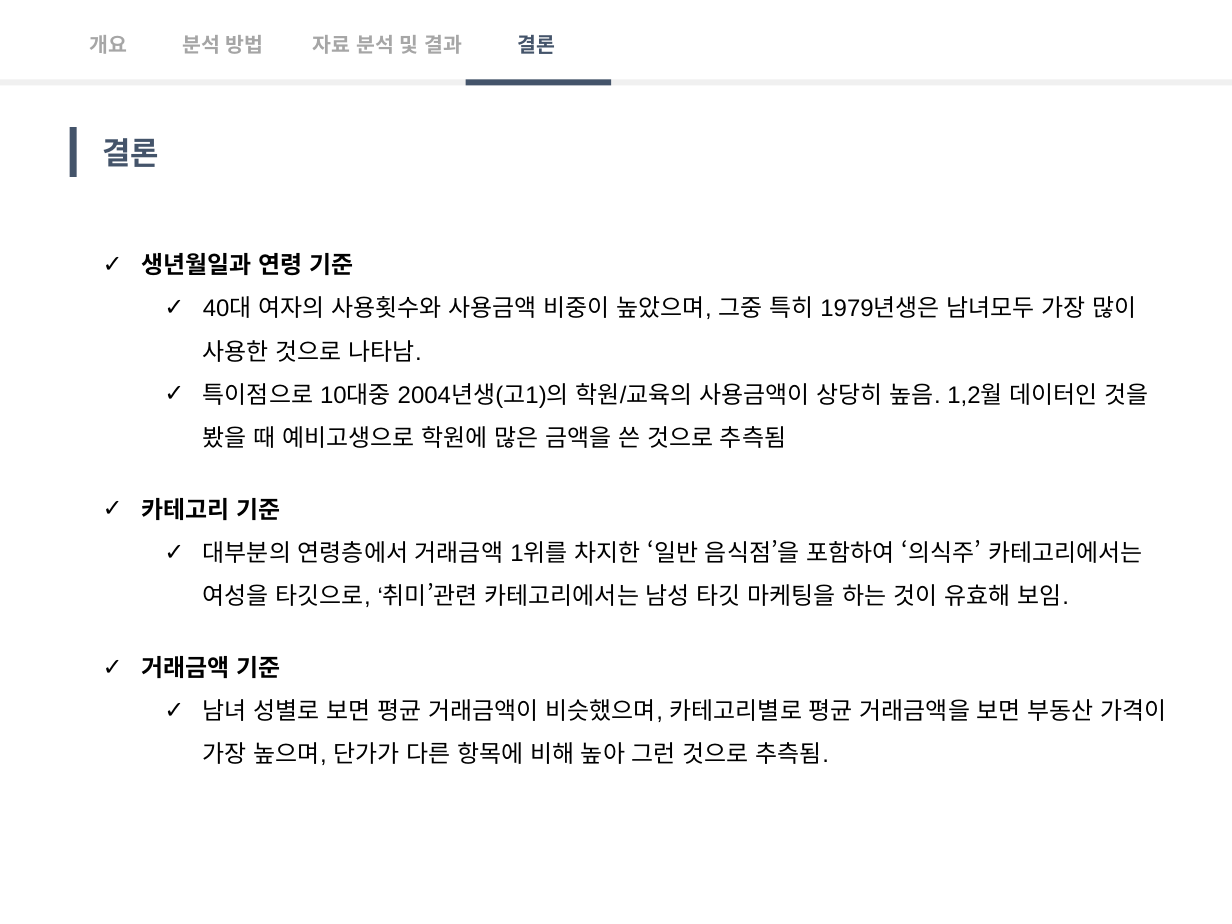
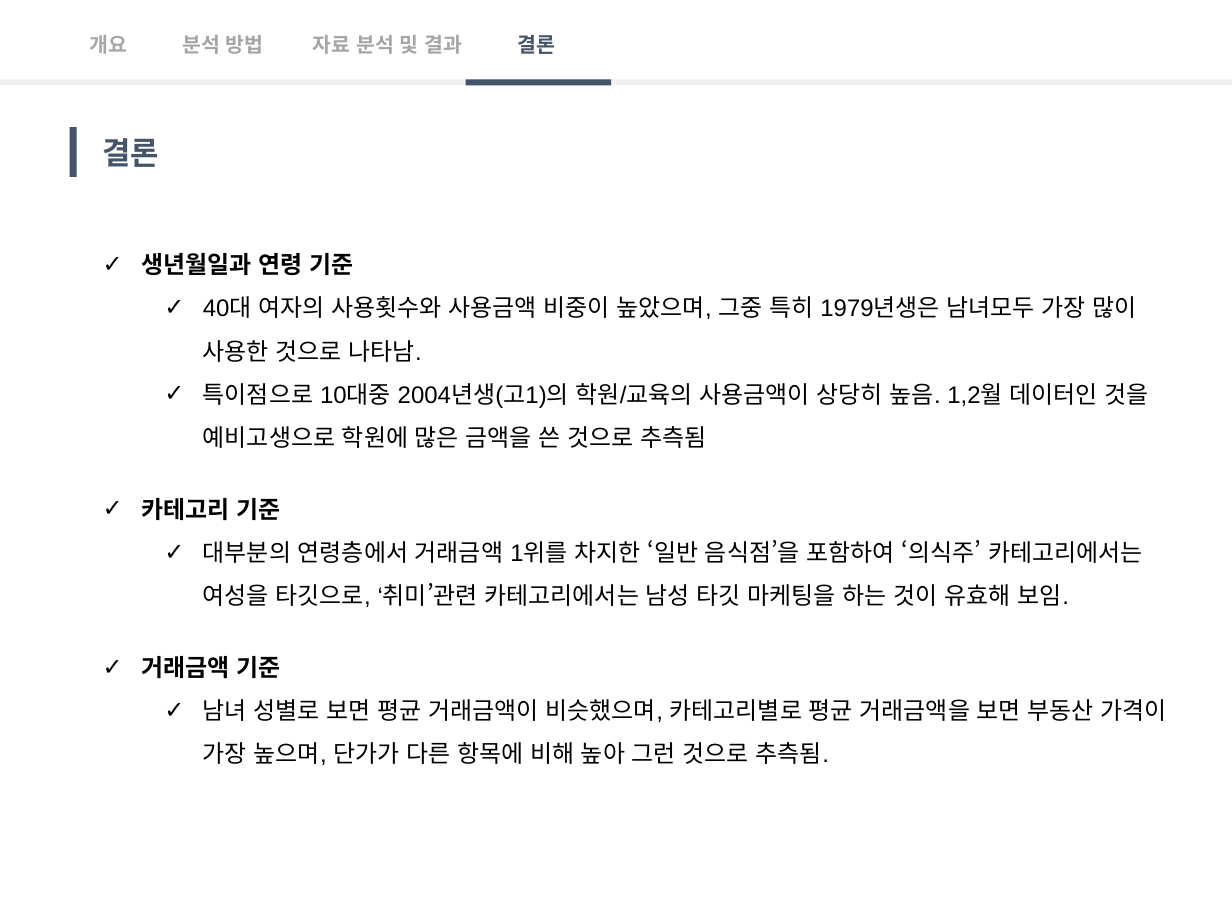
Before and after one commit to jamesjhk/Project_B, a slide deck: slide 26 of project_B (12.14)_수정1.pptx. Drawn at 1232x924 pixels with LibreOffice and Linux fonts; fonts in the diff are those of the drawing. Boxes give left, top, right and bottom in pixels: in the first picture for what was removed or moved away, otherwise in the second. Text is boxed around its words. In the diff, an @@ line names an element or a change of style, - is before the commit and + after.

```diff
--- a/project_B (12.14)_수정1.pptx
+++ b/project_B (12.14)_수정1.pptx
@@ text at [203,383,1149,448]: text changed @@
-  ✓ 특이점으로 10대중 2004년생(고1)의 학원/교육의 사용금액이 상당히 높음. 1,2월 데이터인 것을 봤을 때 예비고생으로 학원에 많은 금액을 쓴 것으로 추측됨
+  ✓ 특이점으로 10대중 2004년생(고1)의 학원/교육의 사용금액이 상당히 높음. 1,2월 데이터인 것을 예비고생으로 학원에 많은 금액을 쓴 것으로 추측됨
```
Also in this commit, not shown: 2 other slides changed.
